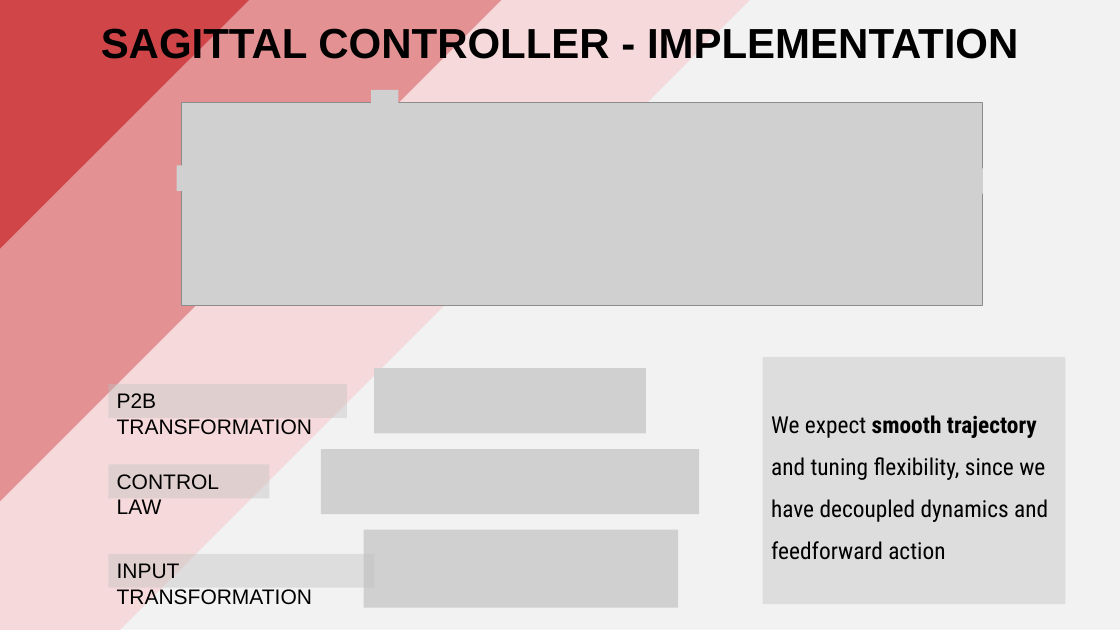
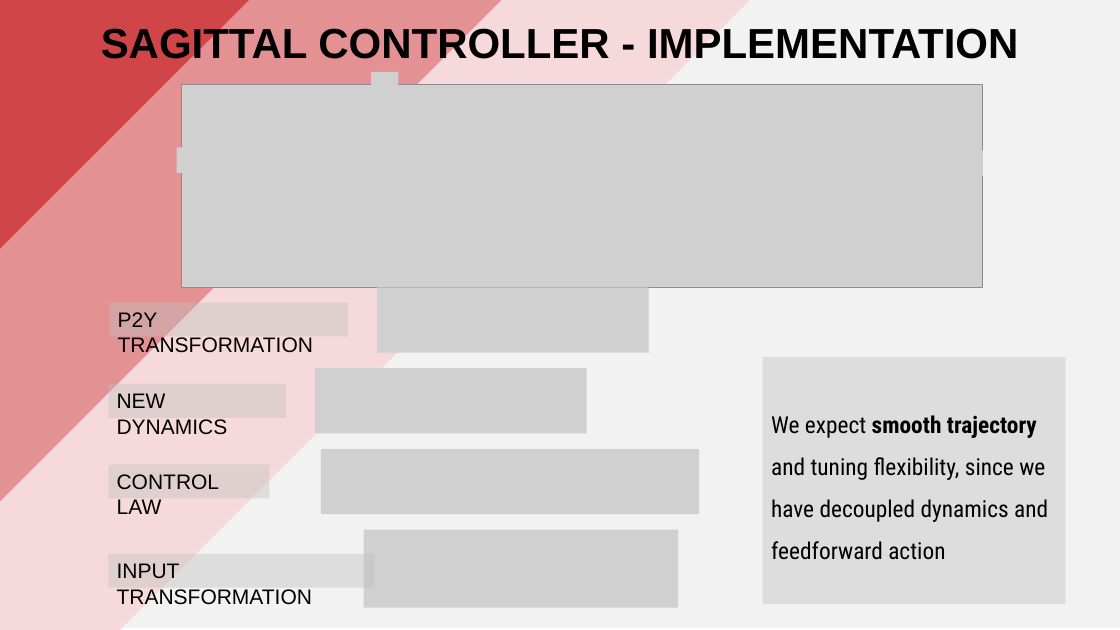
Before and after one commit to PippoGot/R-C2, a slide deck: slide 27 of documentation/presentation.pptx. Drawn at 1120x630 pixels with LibreOffice and Linux fonts; fonts in the diff are those of the drawing; grey boxes stand for pictures. Boxes give left, top, right and bottom in pixels: in the first picture for what was removed or moved away, otherwise in the second. Text is boxed around its words. In the diff, an @@ line names an element or a change of style, - is before the commit and + after.

```diff
--- a/documentation/presentation.pptx
+++ b/documentation/presentation.pptx
@@ 4 pictures moved together from (x1=176, y1=90, x2=984, y2=306) to (x1=176, y1=72, x2=984, y2=288) @@
@@ picture added at (x1=377, y1=287, x2=649, y2=353) @@
@@ rectangle added at (x1=109, y1=302, x2=348, y2=336), fill #BFBFBF at 40% opacity, 18 pt, text #000000 @@
+P2Y TRANSFORMATION
@@ rectangle "NEW DYNAMICS" resized from (x1=108, y1=384, x2=347, y2=418) to (x1=108, y1=384, x2=287, y2=418) @@
@@ picture moved from (x1=374, y1=368, x2=645, y2=434) to (x1=315, y1=368, x2=586, y2=434) @@
@@ text in rectangle at (x1=117, y1=393, x2=228, y2=435): text changed @@
-P2B TRANSFORMATION
+NEW DYNAMICS
```
Also in this commit, not shown: 2 other slides changed.
